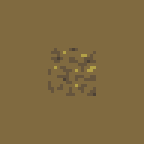
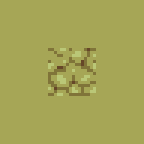
Layer changes from the first 144×144 image to the second:
added group "TileDirt2" (1st of 2) with 1 layers above "TileDirt1" over [48, 48, 96, 96]
added layer "Layer 46" in group "TileDirt2" over [48, 48, 96, 96]
moved "TileDirt1" (2nd of 2, in "Old") into group "Old" over [48, 48, 96, 96]
added layer "Layer 48" above "Layer 1" over [0, 0, 144, 144]
hid "Layer 1" over [0, 0, 144, 144]
